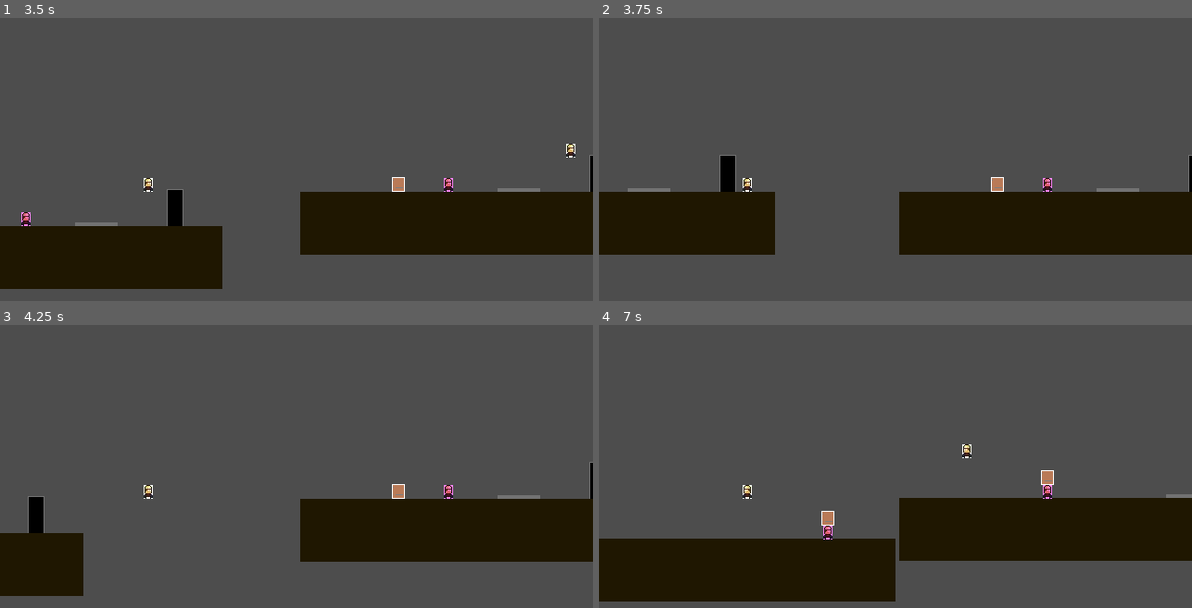
Above: before the commit, frames 1-4 (two rows, left to right).
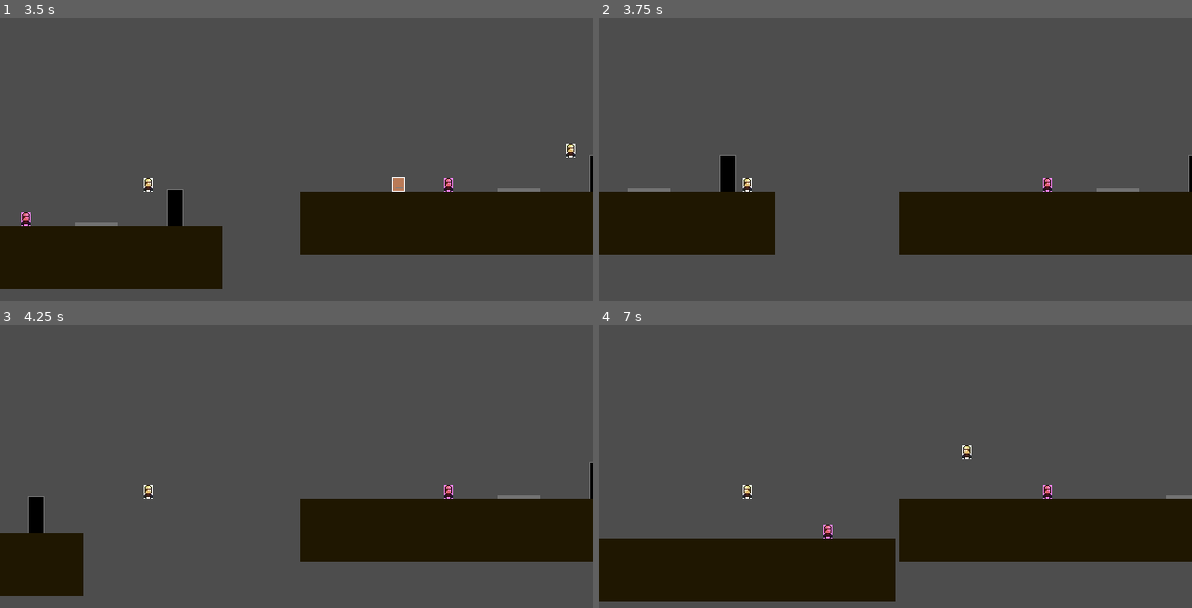
Above: after the commit, the same moments.

Repository: Darr3n2GG/Puzzle-Knights-2P-
Game: Godot game, scene res://Scenes/splitscreen.tscn
Same seed, same stepped clock (60 frames per second), same inputs: the game is played once before the commit and once after it.
Inputs:
- Up to frame 1 (3.5 s): hold D (1Right) 0.53-2.03 s; tap S (1Attack) at 0.6, 1.35, 2.3, 2.85 s; tap W (1Up) at 0.77, 1.52, 3.02 s; hold A (1Left) 2.03-2.78 s; tap Down (2Place) at 2.1 s; hold D (1Right) from 2.78 s (still down)
- Up to frame 2 (3.75 s): keep holding D (1Right); tap S (1Attack) at 3.6 s
- Up to frame 3 (4.25 s): keep holding D (1Right); tap W (1Up) at 3.77 s
- Up to frame 4 (7 s): release D (1Right) at 4.28 s; hold A (1Left) 4.28-5.03 s; tap Down (2Place) at 4.35, 6.6 s; tap W (1Up) at 4.52, 6.02, 6.77 s; tap S (1Attack) at 4.55, 5.1, 5.85, 6.8 s; hold D (1Right) 5.03-5.78 s; tap Enter at 5.75 s; hold A (1Left) from 5.78 s (still down); tap P (reset) at 6.5 s

Frame 1 is identical in both runs. In frame 2, 0.1% of the frame differs, in the area x 66-69%, y 56-62%; in frame 3, 0.1%; in frame 4, 0.6%, in the area x 37-100%, y 42-84%.

Commit message:
added coyote time and assets
-added coyote time
 -> gives a few frames where when the player is not on the ground they still can jump once
-> tileset import etc

Diff:
--- a/Characters/Players/Player 1/player_1.tscn
+++ b/Characters/Players/Player 1/player_1.tscn
@@ -23,9 +23,6 @@
 [node name="CollisionBox" type="CollisionShape2D" parent="."]
 shape = SubResource("RectangleShape2D_0m543")
 
-[node name="Attacking" type="Timer" parent="."]
-wait_time = 0.1
-
 [node name="Area2D" type="Area2D" parent="."]
 
 [node name="HurtBox" type="CollisionShape2D" parent="Area2D"]
@@ -34,5 +31,10 @@
 disabled = true
 debug_color = Color(0.937255, 0.25098, 0, 0.419608)
 
-[connection signal="timeout" from="Attacking" to="." method="_on_attacking_timeout"]
-[connection signal="area_entered" from="Area2D" to="." method="_on_area_2d_area_entered"]
+[node name="Timers" type="Node" parent="."]
+
+[node name="IsAttacking" type="Timer" parent="Timers"]
+wait_time = 0.1
+one_shot = true
+
+[connection signal="timeout" from="Timers/IsAttacking" to="." method="_on_is_attacking_timeout"]
--- a/Characters/Players/Player.gd
+++ b/Characters/Players/Player.gd
@@ -2,6 +2,9 @@
 
 @onready var anim : Node = $Sprite2D
 
+var coyotetimer : float = 0
+var has_jumped : bool = false
+const maxcoyotetime : float = 0.2
 const speed : float = 200.0
 const jump_vel : float = -300.0
 const push_force = 40.0
@@ -11,16 +14,21 @@
 @export var controls : Resource = null
 
 func _physics_process(delta):
-	attack()
-
 	if not is_on_floor():
 		velocity.y += gravity * delta
+
+	if is_on_floor():
+		coyotetimer = 0.0
+		has_jumped = false
+	else:
+		coyotetimer += delta
 
 	if Input.is_action_pressed("reset"):
 		global_position = Vector2(0, -10)
 
-	if Input.is_action_just_pressed(controls.up) and is_on_floor(): # or Input.is_joy_button_pressed(controls.player_index,JOY_BUTTON_DPAD_UP) and is_on_floor():
+	if Input.is_action_just_pressed(controls.up) and coyotetimer < maxcoyotetime and not has_jumped: # or Input.is_joy_button_pressed(controls.player_index,JOY_BUTTON_DPAD_UP) and is_on_floor():
 		velocity.y = jump_vel
+		has_jumped = true
 
 	if Input.is_action_pressed(controls.right): #or Input.is_joy_button_pressed(controls.player_index,JOY_BUTTON_DPAD_RIGHT):
 		anim.flip_h = false
@@ -36,10 +44,8 @@
 
 	move_and_slide()
 #	update_animation()
-	for last_collided in get_slide_collision_count():
-		var collided = get_slide_collision(last_collided)
-		if collided.get_collider() is RigidBody2D:
-			collided.get_collider().apply_central_impulse(Vector2(-collided.get_normal().x * push_force,0))
+	attack(1)
+	push_collision()
 
 
 #func update_animation():
@@ -58,6 +64,12 @@
 #	else:
 #		anim.play("idle")
 
+func push_collision():
+	for last_collided in get_slide_collision_count():
+		var collided = get_slide_collision(last_collided)
+		if collided.get_collider() is RigidBody2D:
+			collided.get_collider().apply_central_impulse(Vector2(-collided.get_normal().x * push_force,0))
+
 
 func _input(_event):
 	if Input.is_action_just_pressed("2Place"):
@@ -66,21 +78,18 @@
 
 
 
-func attack():
+func attack(attack_damage : int):
 	if controls.player_index == 0: #haha bug fixed
 		if Input.is_action_just_pressed("1Attack"):
-			global.damage = 1 #Easier to modify the damage
+			global.damage = attack_damage #Easier to modify the damage
 			global.p1_attacking = true
-			$Attacking.start() #Will be changed to disable/enable the hurtbox according to animation
-
-func _on_attacking_timeout():
-	$Attacking.stop()
-	global.p1_attacking = false
-
-
+			$Timers/IsAttacking.start() #Will be changed to disable/enable the hurtbox according to animation
 
 func _on_player_win(index):
 #	print("on the way")
 	if index == controls.player_index:
 		queue_free()
 #		print("function called")
+
+func _on_is_attacking_timeout():
+	global.p1_attacking = false
--- a/Creature/Dummy.gd
+++ b/Creature/Dummy.gd
@@ -1,23 +1,22 @@
 extends RigidBody2D
 
-@onready var hurtbox = get_node("../Player 1")
+@onready var hurtbox = get_node("../Player 1/Area2D")
 var health = 5
 var p1_attackzone = false
 var can_damaged = true
 
 
 func _physics_process(_delta):
-	damaged()
-
 	if Input.is_action_just_pressed("reset"):
 		global_position = Vector2(0, -50)
+	damaged()
 
 
 
 func _on_hitbox_body_entered(body):
-	if body == hurtbox:
+	if body.get_child(2) == hurtbox:
 		p1_attackzone = true
-		print("Get away from that barrel!")
+#		print("Get away from that barrel!")
 
 
 func _on_hitbox_body_exited(body):
--- a/Creature/Dummy.tscn
+++ b/Creature/Dummy.tscn
@@ -7,7 +7,7 @@
 size = Vector2(14, 16)
 
 [sub_resource type="RectangleShape2D" id="RectangleShape2D_fe7n5"]
-size = Vector2(63, 45)
+size = Vector2(38.5, 30.5)
 
 [node name="Dummy" type="RigidBody2D"]
 collision_layer = 2
@@ -33,6 +33,7 @@
 
 [node name="Damaged_CD" type="Timer" parent="."]
 wait_time = 0.5
+one_shot = true
 
 [connection signal="body_entered" from="Area2D" to="." method="_on_hitbox_body_entered"]
 [connection signal="body_exited" from="Area2D" to="." method="_on_hitbox_body_exited"]
--- a/project.godot
+++ b/project.godot
@@ -17,7 +17,7 @@
 
 [autoload]
 
-global="*res://Creature/global.gd"
+global="*res://Resources/Attack.gd"
 
 [display]
 
Not shown, added: Imports/Castle Platformer Tileset [16x16][FREE] - RottingPixels/RottingPixels.txt
Binary file added: Imports/Castle Platformer Tileset [16x16][FREE] - RottingPixels/castle-tileset.png
Not shown, added: Imports/Castle Platformer Tileset [16x16][FREE] - RottingPixels/castle-tileset.png.import
Binary file added: Imports/Castle Platformer Tileset [16x16][FREE] - RottingPixels/screenshot-1.png
Not shown, changed: Imports/Castle Platformer Tileset [16x16][FREE] - RottingPixels/screenshot-1.png.import
Binary file added: Imports/Castle Platformer Tileset [16x16][FREE] - RottingPixels/screenshot-2.png
Not shown, added: Imports/Castle Platformer Tileset [16x16][FREE] - RottingPixels/screenshot-2.png.import
Renamed: Concept Art/adventure knight.gif -> Imports/adventure knight.gif
Binary file added: Imports/ak walk.gif
Renamed: tileset_1-bit_360.png -> Imports/tileset_1-bit_360.png
Not shown, added: Imports/tileset_1-bit_360.png.import
Not shown, added: Puzzle Components/Castle Platformer Tileset [16x16][FREE] - RottingPixels/RottingPixels.txt
(and 10 more such lines)
